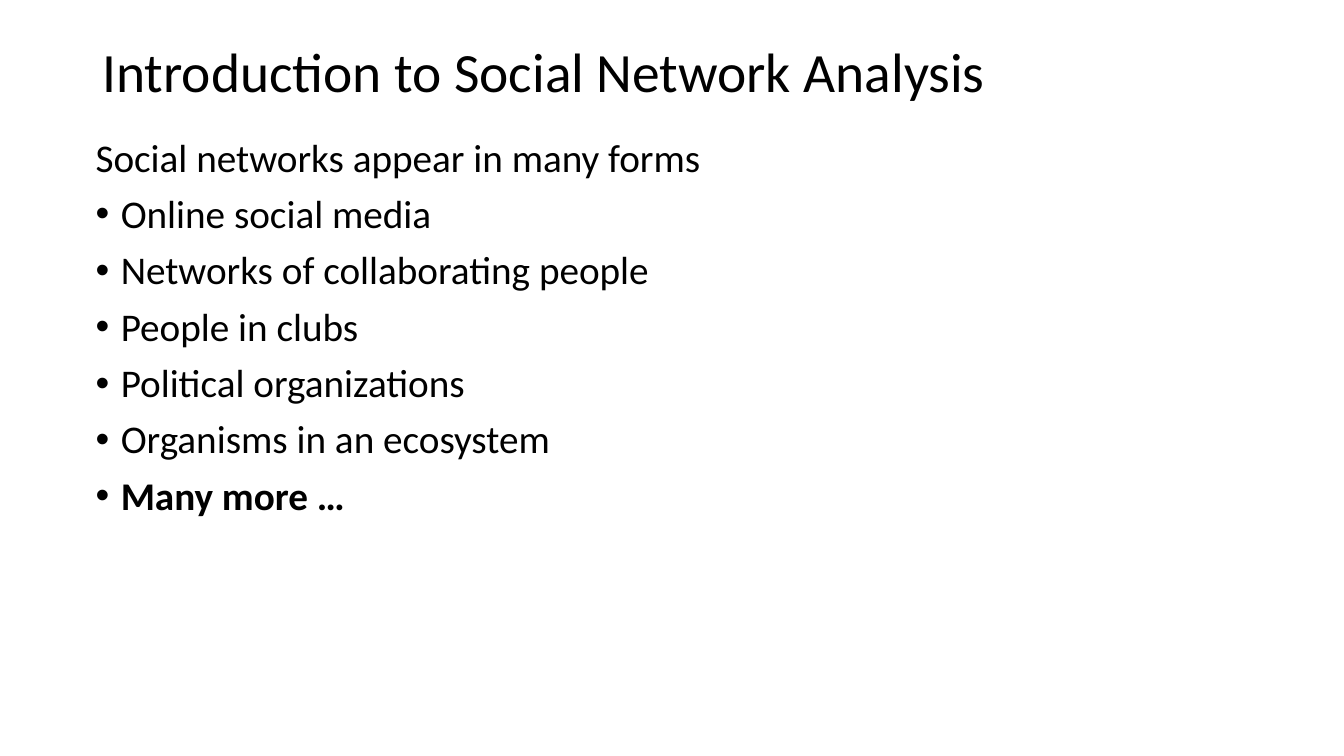
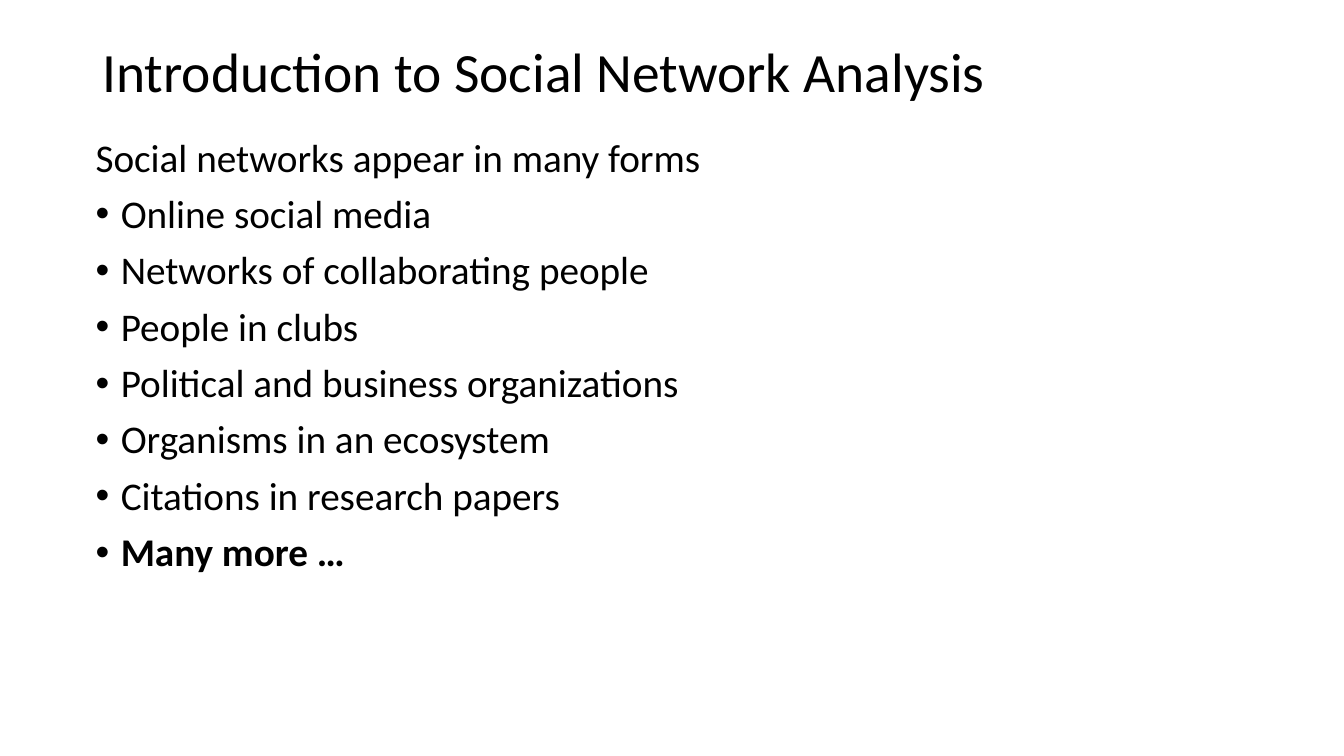
Before and after one commit to StephenElston/CSCI-E-108, a slide deck: slide 2 of slides/8_SocialNetworkAnalysis.pptx. Drawn at 1344x756 pixels with LibreOffice and Linux fonts; fonts in the diff are those of the drawing. Boxes give left, top, right and bottom in pixels: in the first picture for what was removed or moved away, otherwise in the second. Text is boxed around its words. In the diff, an @@ line names an element or a change of style, - is before the commit and + after.

```diff
--- a/slides/8_SocialNetworkAnalysis.pptx
+++ b/slides/8_SocialNetworkAnalysis.pptx
@@ text at bbox=[121, 369, 678, 404]: text changed @@
-• Political organizations
+• Political and business organizations
@@ text at bbox=[121, 482, 560, 517]: paragraph added @@
+• Citations in research papers
```
Also in this commit, not shown: 3 other slides changed, 1 slide added, 1 slide removed.
